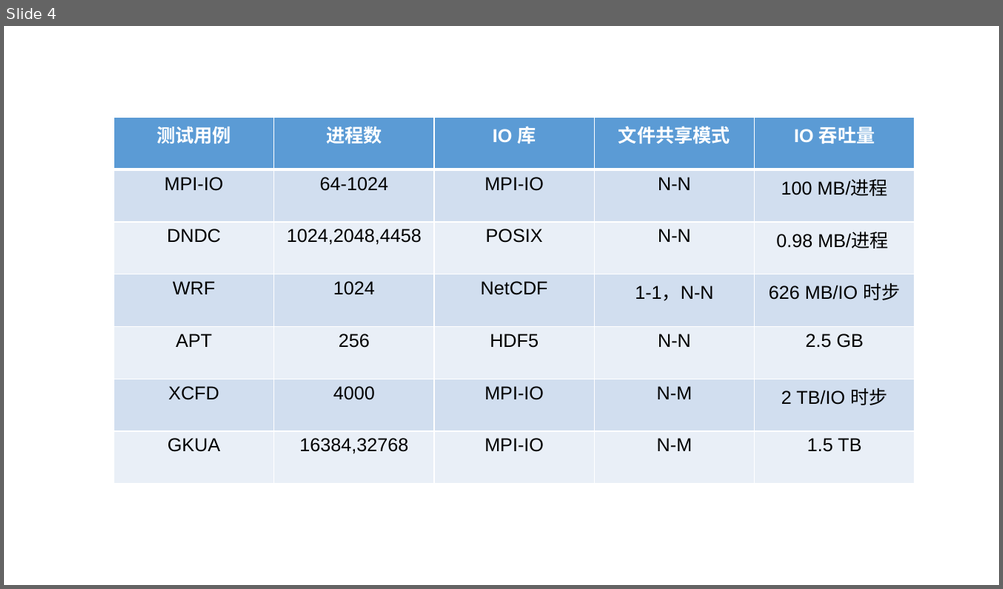
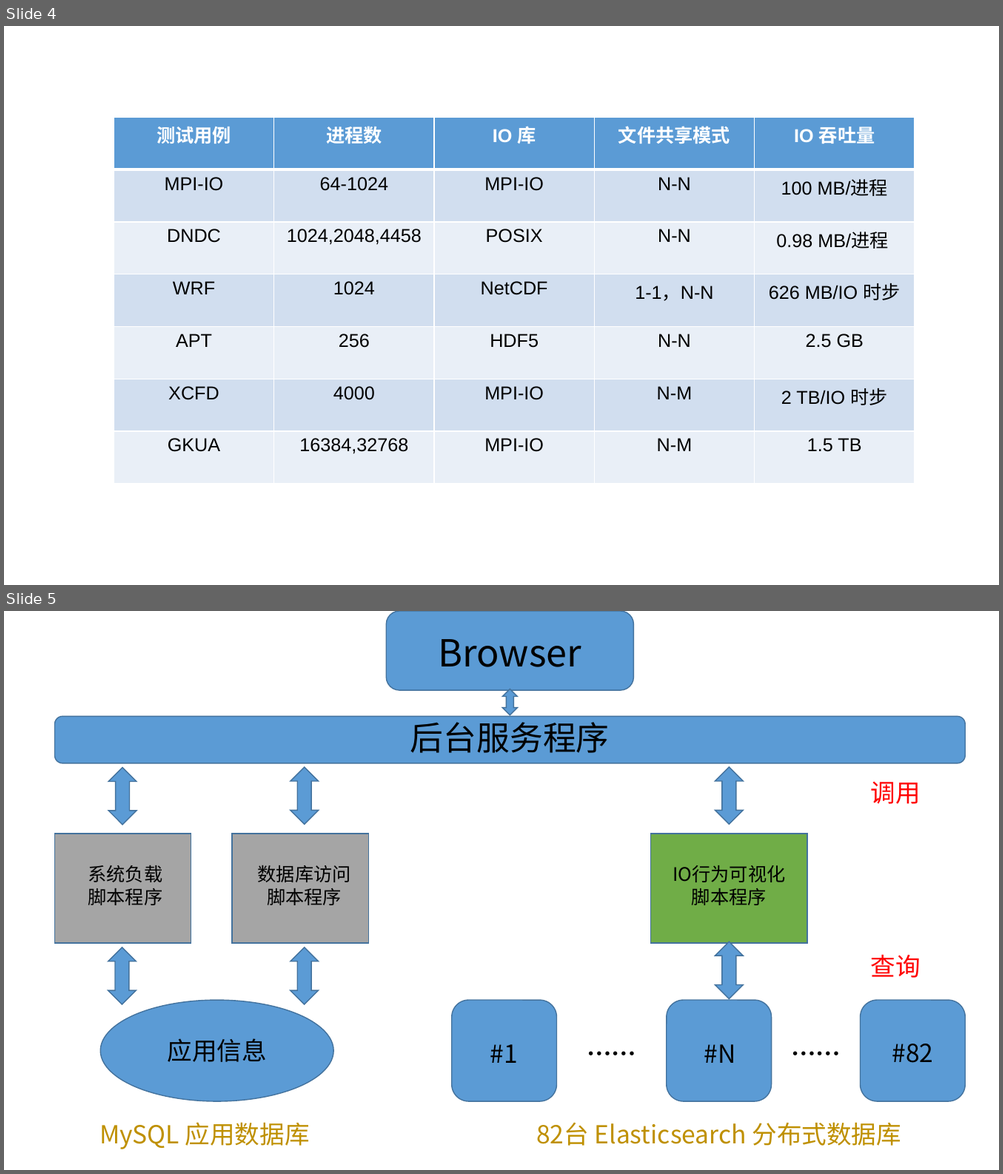
Before and after one commit to ideaPeng/bishe, a slide deck: 绘图.pptx. Shown one above the other, each under a label of ours: slide 4 before the commit, slides 4 and 5 after it. The pictures are 1003x589 and 1003x1174 pixels, drawn with LibreOffice and Linux fonts; fonts in the diff are those of the drawing. Boxes give left, top, right and bottom in pixels: in the first picture for what was removed or moved away, otherwise in the second. Text is boxed around its words. In the diff, an @@ line names an element or a change of style, - is before the commit and + after.

```diff
--- a/绘图.pptx
+++ b/绘图.pptx
@@ slide 5 added at (4, 611, 999, 1170), background #FFFFFF @@
@@ rounded rectangle added at (386, 611, 634, 690), fill #5B9BD5, outline #43739E 1 pt @@
@@ text added at (438, 639, 581, 667), 36 pt, text #000000 @@
+Browser
@@ up down arrow added at (503, 689, 518, 715), fill #5B9BD5, outline #43739E 1 pt @@
@@ rounded rectangle added at (55, 716, 965, 763), fill #5B9BD5, outline #43739E 1 pt @@
@@ text added at (410, 722, 609, 753), 32 pt, text #000000 @@
+后台服务程序
@@ up down arrow added at (108, 768, 136, 825), fill #5B9BD5, outline #43739E 1 pt @@
@@ up down arrow added at (290, 767, 318, 824), fill #5B9BD5, outline #43739E 1 pt @@
@@ up down arrow added at (715, 767, 743, 824), fill #5B9BD5, outline #43739E 1 pt @@
@@ text added at (871, 781, 920, 804), 24 pt, text #FF0000 @@
+调用
@@ up down arrow added at (715, 943, 743, 999), fill #5B9BD5, outline #43739E 1 pt @@
@@ up down arrow added at (108, 948, 136, 1005), fill #5B9BD5, outline #43739E 1 pt @@
@@ up down arrow added at (290, 948, 318, 1005), fill #5B9BD5, outline #43739E 1 pt @@
@@ text added at (871, 954, 920, 978), 24 pt, text #FF0000 @@
+查询
@@ group added at (55, 833, 965, 1150): 11 texts, 3 rounded rectangles, 3 rectangles, 1 ellipse @@
+……
+……
+82台 Elasticsearch 分布式数据库
+MySQL 应用数据库
+系统负载
+脚本程序
+数据库访问脚本程序
+IO行为可视化脚本程序
+应用信息
+#1
+#N
+#82
```
Also in this commit, not shown: 1 other slide added, 3 other files.
